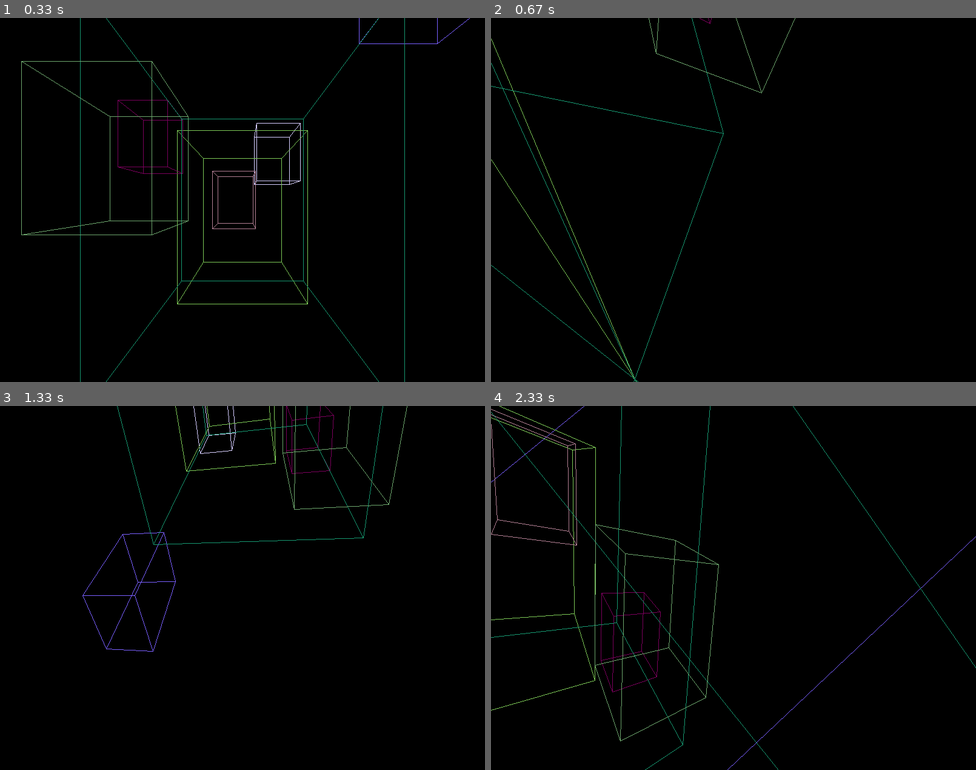
Above: before the commit, frames 1-4 (two rows, left to right).
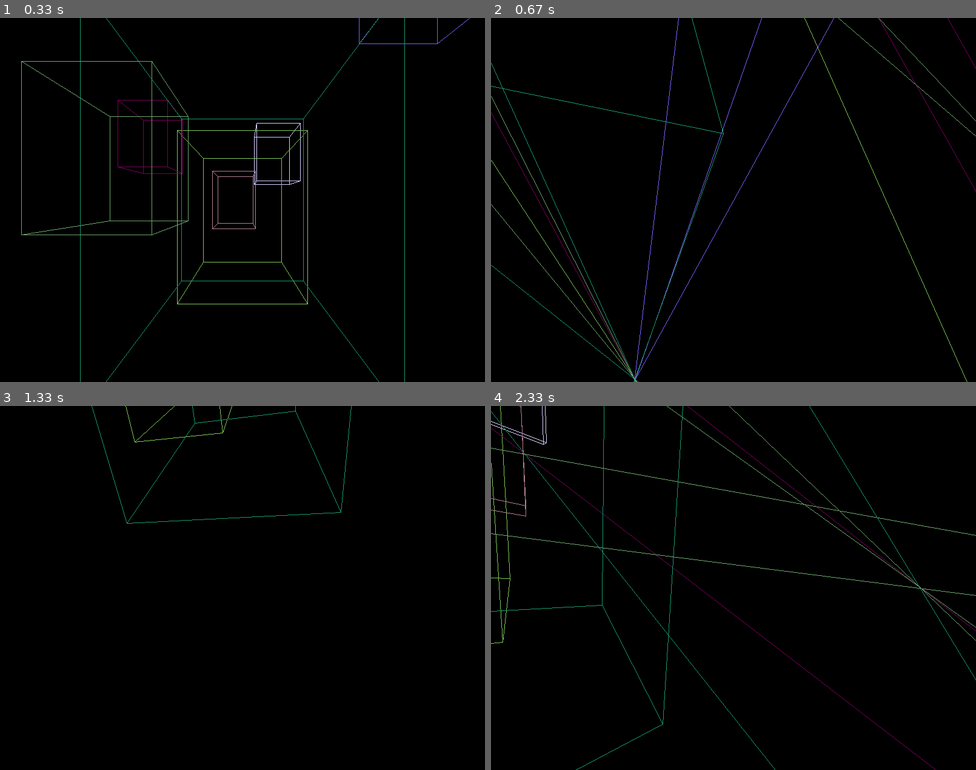
Above: after the commit, the same moments.

Repository: lyze/pygame-3d-wireframes
Game: pygame game, started from main.py
Two runs of this game, one before a commit and one after it. Both use one fixed random seed, a clock stepped at 60 frames per second and the inputs below. The source is Python 2; it was converted automatically to run under Python 3.
Inputs (mouse positions are in pixels of both pictures, inside the frame that each line leads up to):
- Up to frame 1 (0.33 s): no input
- Up to frame 2 (0.67 s): hold D from 0.33 s (still down); move the mouse to (714, 214) at 0.37 s
- Up to frame 3 (1.33 s): release D at 0.8 s; hold W 0.83-1.13 s; move the mouse to (397, 577) at 0.87 s; hold D from 1.17 s (still down); move the mouse to (126, 591) at 1.2 s
- Up to frame 4 (2.33 s): release D at 1.63 s; hold A 1.67-2.2 s; move the mouse to (583, 533) at 1.7 s; hold S from 2.23 s (still down); move the mouse to (806, 460) at 2.27 s

Frame 1 is identical in both runs. In frame 2, 1.2% of the frame differs, in the area x 0-100%, y 0-100%; in frame 3, 1.4%; in frame 4, 3.1%.

Commit message:
Fix movement bugs

Diff:
--- a/game.py
+++ b/game.py
@@ -26,9 +26,9 @@
         if self.is_moving_backward:
             move_dir -= self.view.look_dir
         if self.is_moving_left:
+            move_dir -= self.view.strafe_dir
+        if self.is_moving_right:
             move_dir += self.view.strafe_dir
-        if self.is_moving_right:
-            move_dir -= self.view.strafe_dir
         dir_length = np.linalg.norm(move_dir)
         if dir_length \
            and (self.is_moving_forward or self.is_moving_backward
@@ -38,8 +38,8 @@
         self.view.repaint()
 
     def move_camera(self, dx, dy):
-        theta_x = dy * self.rotation_scale_factor
-        theta_y = dx * self.rotation_scale_factor
+        theta_x = -dy * self.rotation_scale_factor
+        theta_y = -dx * self.rotation_scale_factor
 
         if theta_x:
             self.view.rotate_x(theta_x)
--- a/three_d/cameras/viewport.py
+++ b/three_d/cameras/viewport.py
@@ -129,7 +129,6 @@
             view_ends = self.to_view_coords(proj_ends)
 
             for start, end, color in izip(view_starts, view_ends, colors):
-                print start, end
                 pygame.draw.line(self.surface, color, start, end, 1)
 
     @staticmethod
@@ -199,7 +198,7 @@
                            [0.0, math.sin(theta), math.cos(theta)]])
 
         self._up_dir = (self.up_dir * rot_x.T).getA1()
-        self._look_dir = np.cross(self.strafe_dir, self.up_dir)
+        self._look_dir = np.cross(self.up_dir, self.strafe_dir)
 
     def rotate_y(self, theta):
         rot_y = np.matrix([[math.cos(theta),  0.0, math.sin(theta)],
@@ -207,14 +206,14 @@
                            [-math.sin(theta), 0.0, math.cos(theta)]])
 
         self._look_dir = (self.look_dir * rot_y.T).getA1()
-        self._strafe_dir = np.cross(self.up_dir, self.look_dir)
+        self._strafe_dir = np.cross(self.look_dir, self.up_dir)
 
     def rotate_z(self, theta):
         rot_z = np.matrix([[math.cos(theta), -math.sin(theta), 0.0],
                            [math.sin(theta), math.cos(theta),  0.0],
                            [0.0,             0.0,              1.0]])
         self._strafe_dir = (self.strafe_dir * rot_z.T).getA1()
-        self._up_dir = np.cross(self.look_dir, self.strafe_dir)
+        self._up_dir = np.cross(self.strafe_dir, self.look_dir)
 
     def translate(self, vect):
         self.eye += vect
